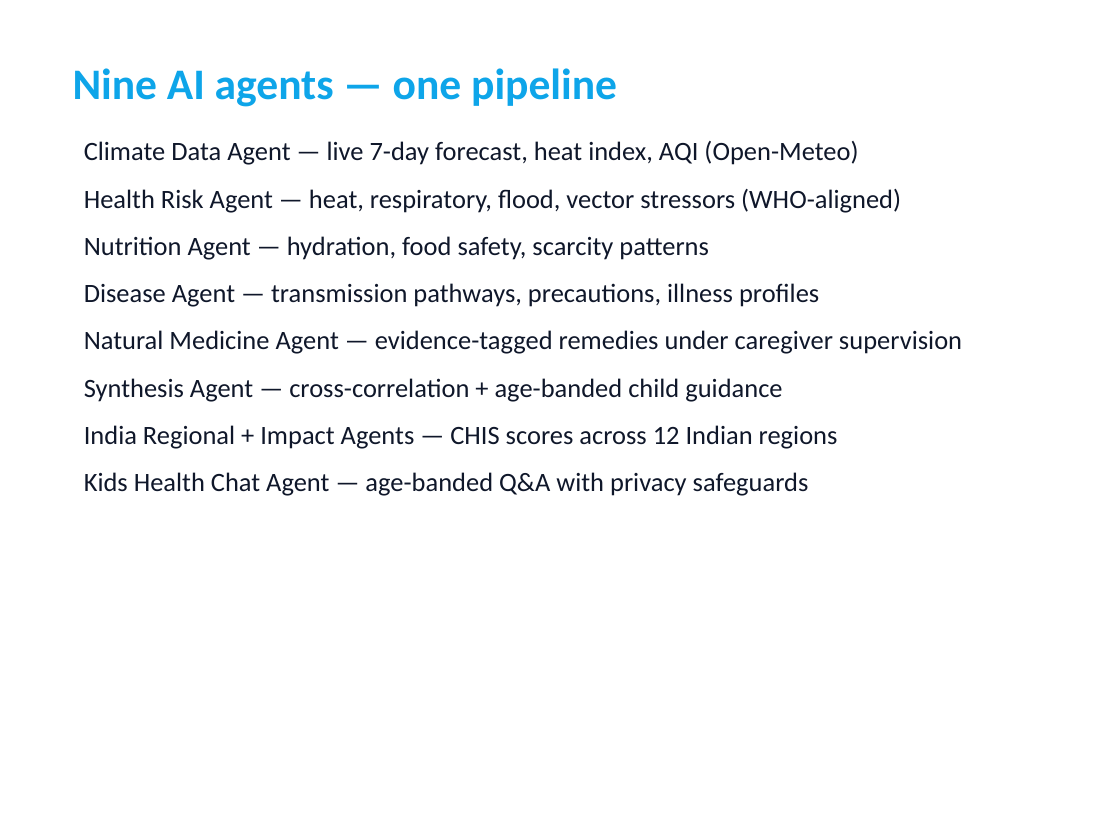
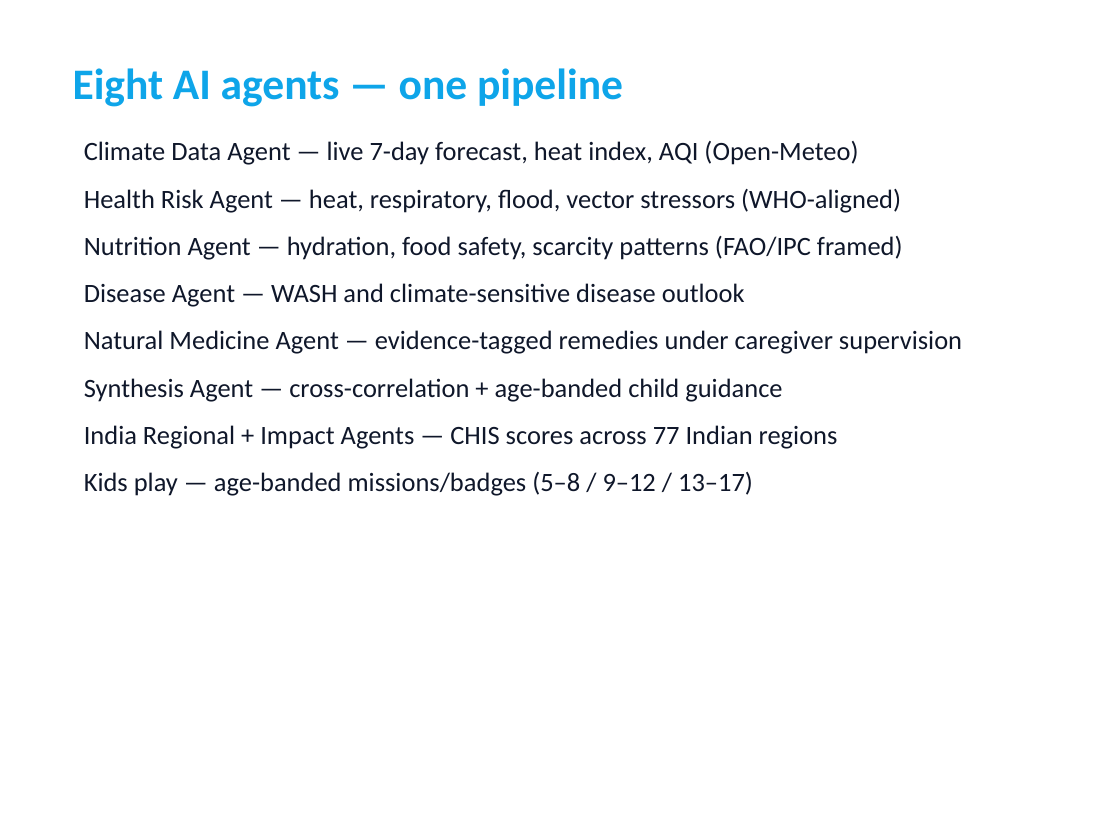
Before and after one commit to carbonintelli/KlimaGuardKids, a slide deck: slide 5 of presentations/KlimaGuard-Kids-Pitch.pptx. Drawn at 1120x840 pixels with LibreOffice and Linux fonts; fonts in the diff are those of the drawing. Boxes give left, top, right and bottom in pixels: in the first picture for what was removed or moved away, otherwise in the second. Text is boxed around its words. In the diff, an @@ line names an element or a change of style, - is before the commit and + after.

```diff
--- a/presentations/KlimaGuard-Kids-Pitch.pptx
+++ b/presentations/KlimaGuard-Kids-Pitch.pptx
@@ text at (73,68,623,107): text changed @@
-Nine AI agents — one pipeline
+Eight AI agents — one pipeline
@@ text at (84,236,903,307): text changed @@
-Nutrition Agent — hydration, food safety, scarcity patterns
-Disease Agent — transmission pathways, precautions, illness profiles
+Nutrition Agent — hydration, food safety, scarcity patterns (FAO/IPC framed)
+Disease Agent — WASH and climate-sensitive disease outlook
@@ text at (84,425,838,496): text changed @@
-India Regional + Impact Agents — CHIS scores across 12 Indian regions
-Kids Health Chat Agent — age-banded Q&A with privacy safeguards
+India Regional + Impact Agents — CHIS scores across 77 Indian regions
+Kids play — age-banded missions/badges (5–8 / 9–12 / 13–17)
```
Also in this commit, not shown: 2 other slides changed, 11 other files.
